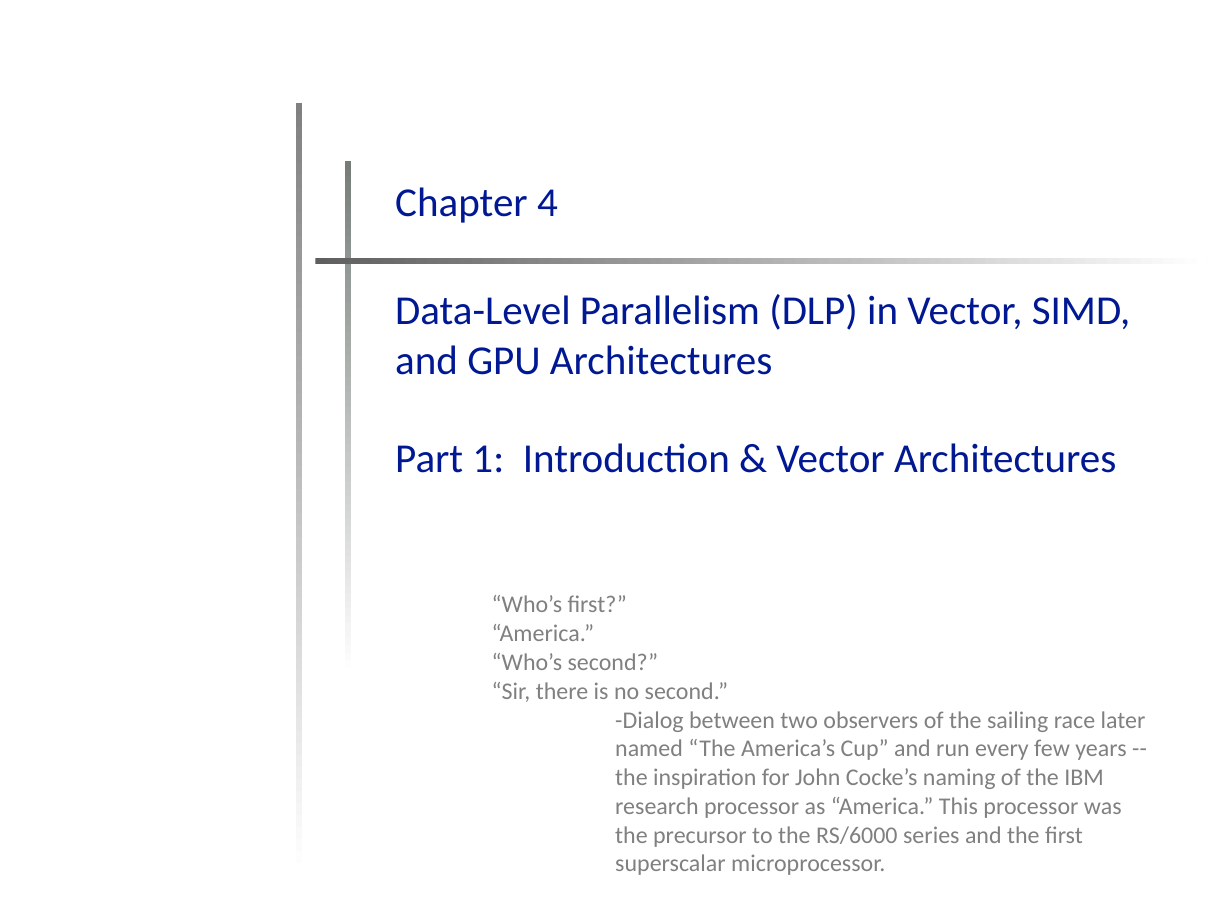
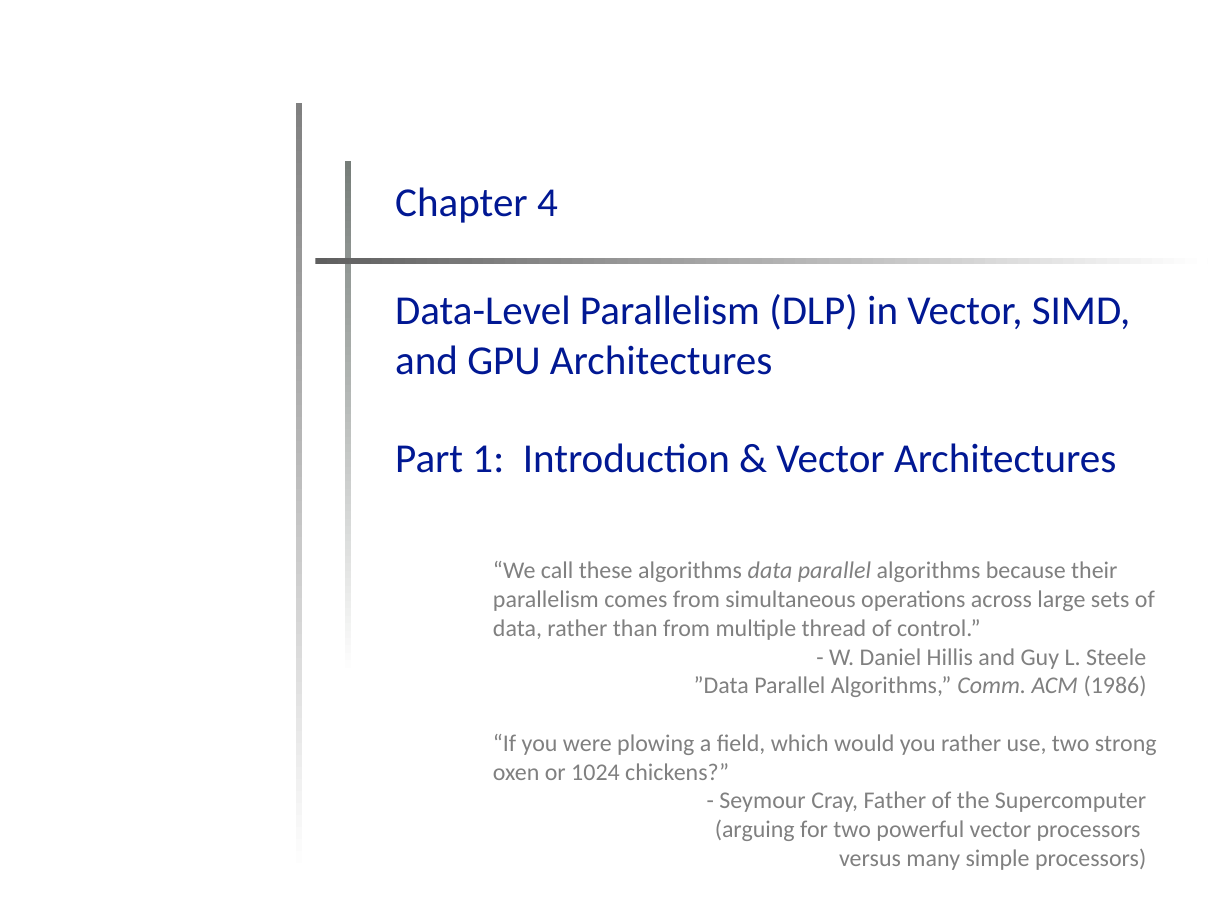
Before and after one commit to w-feng/CompArch-MIPS-POWER, a slide deck: slide 1 of Lectures/Chapter4-DLP/OP-Chapter4-Part1.pptx. Drawn at 1232x924 pixels with LibreOffice and Linux fonts; fonts in the diff are those of the drawing; background and template pictures are left out. Boxes give left, top, right and bottom in pixels: in the first picture for what was removed or moved away, otherwise in the second. Text is boxed around its words. In the diff, an @@ line names an element or a change of style, - is before the commit and + after.

```diff
--- a/Lectures/Chapter4-DLP/OP-Chapter4-Part1.pptx
+++ b/Lectures/Chapter4-DLP/OP-Chapter4-Part1.pptx
@@ text at [493, 561, 1157, 870]: text changed @@
-“Who’s first?”
-“America.”
-“Who’s second?”
-“Sir, there is no second.”
--Dialog between two observers of the sailing race later named “The America’s Cup” and run every few years -- the inspiration for John Cocke’s naming of the IBM research processor as “America.” This processor was the precursor to the RS/6000 series and the first superscalar microprocessor.
+“We call these algorithms data parallel algorithms because their parallelism comes from simultaneous operations across large sets of data, rather than from multiple thread of control.”
+- W. Daniel Hillis and Guy L. Steele
+”Data Parallel Algorithms,” Comm. ACM (1986)
+“If you were plowing a field, which would you rather use, two strong oxen or 1024 chickens?”
+- Seymour Cray, Father of the Supercomputer
+(arguing for two powerful vector processors
+versus many simple processors)
```
Also in this commit, not shown: 1 other file.
